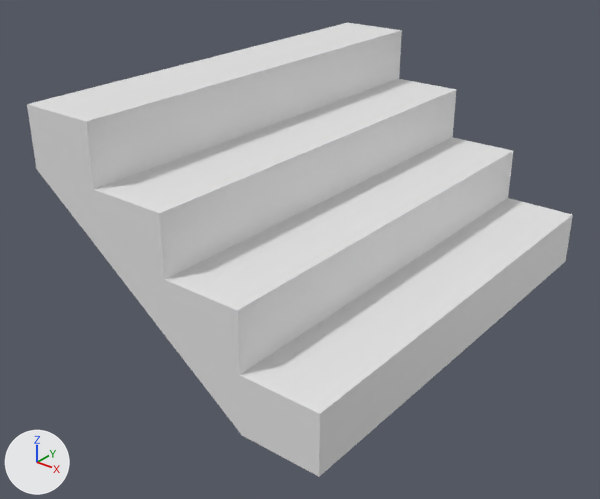
The FBX model Assets/Modular_Props/Mesh/MD_Half_Stairs.fbx, before and after one commit.
Before and after are seen from a 50 mm lens placed at (2.63, -1.69, 0.85), pointed at (0.62, 0.82, -0.71). The lights are fixed; the arrows at lower left show +X, +Y and +Z. Where no turn or scale is listed for an object, it has been applied to the vertices.

In view in the first picture: 'MD_Half_Stairs'.
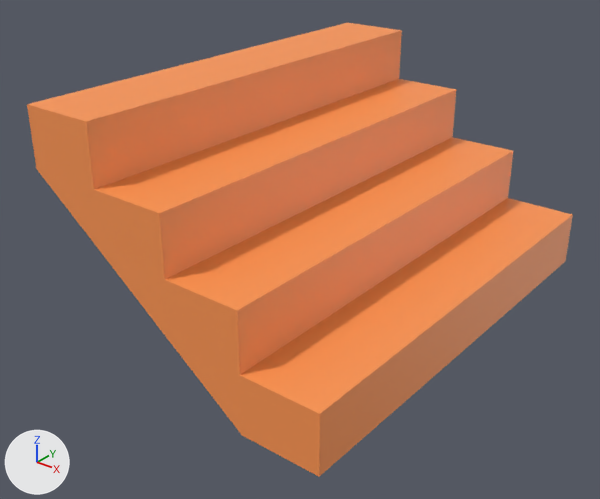
Boxes (x1, y1, x2, y2) around the edits, measured in the pictures (600 x 499 px):
'MD_Half_Stairs', surface changed (white to orange): (27, 23, 573, 477) in both

Patch to the scene script:
```diff
--- a/Assets/Modular_Props/Mesh/MD_Half_Stairs.fbx.py
+++ b/Assets/Modular_Props/Mesh/MD_Half_Stairs.fbx.py
@@ img_prop_texture_set01_png @@
+img_prop_texture_set01_png = load_image('Prop_Texture_Set01.png', '../../Materials/Prop_Texture_Set01.png', 64, 64, 'sRGB')
@@ mat_mr_modularset @@
 mat_mr_modularset = principled_material('MR_ModularSet')
-mat_mr_modularset.base_color = (0.8, 0.8, 0.8)  # white #e7e7e7
+mat_mr_modularset.texture = img_prop_texture_set01_png
@@ me_plane_003 @@
 me_plane_003.from_pydata(...)  # 28 vertices, 30 faces; spans x 0.0..1.35, y 0.0..2.0, z -1.0..0.0
 # used by ob_md_half_stairs; location = (0.0, 0.0, 0.0)
+# me_plane_003 part 1: texture (UV) coordinates of 30 of 30 faces, centred in x 0.0..1.35, y 0.0..2.0, z -1.0..0.0, changed; they spanned u 0.0..1.0, v 0.0..1.0 and now span u 0.2..0.2, v 0.42..0.42
 me_plane_003.materials.append(mat_mr_modularset)
```
